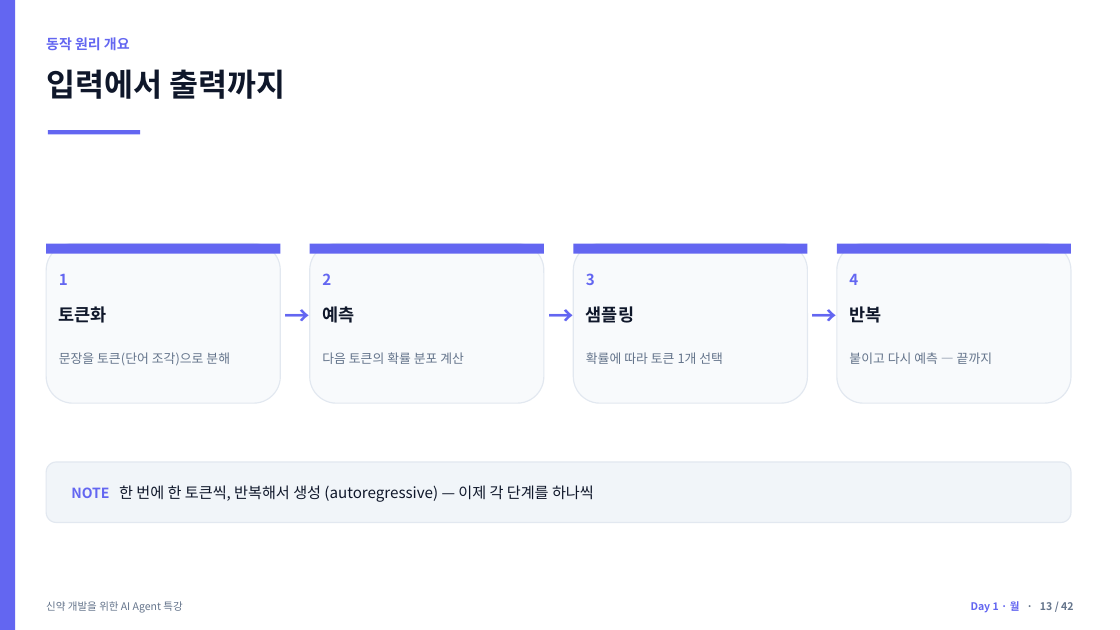
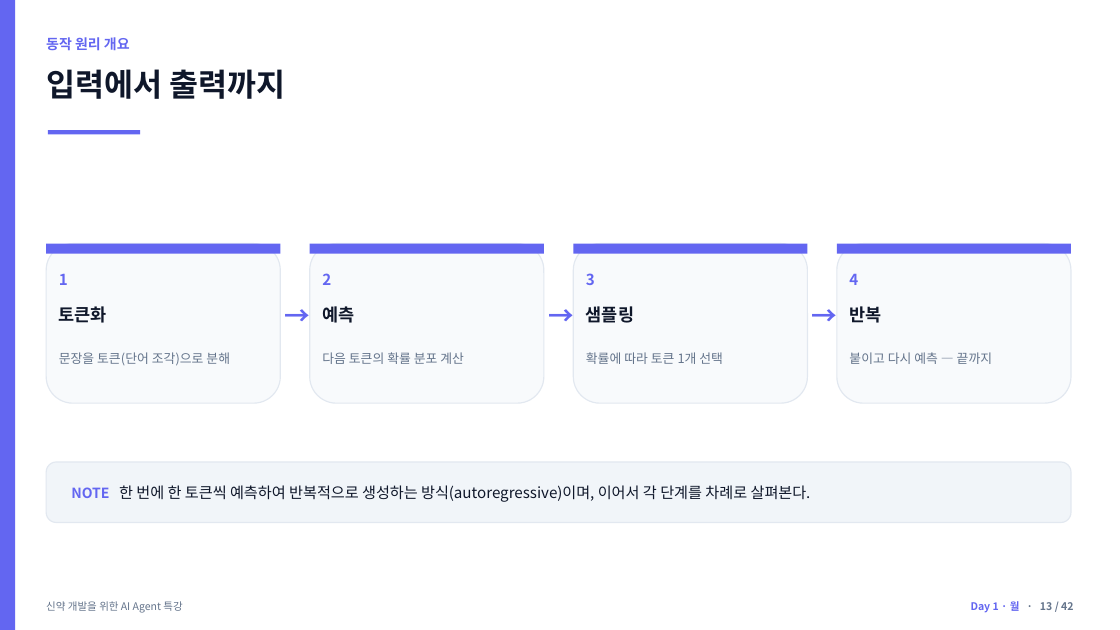
Before and after one commit to jyshin-22/wku-ai-agent-program, a slide deck: slide 13 of slides/day1.pptx. Drawn at 1120x630 pixels with LibreOffice and Linux fonts; fonts in the diff are those of the drawing. Boxes give left, top, right and bottom in pixels: in the first picture for what was removed or moved away, otherwise in the second. Text is boxed around its words. In the diff, an @@ line names an element or a change of style, - is before the commit and + after.

```diff
--- a/slides/day1.pptx
+++ b/slides/day1.pptx
@@ text at (71, 485, 811, 502): text changed @@
-NOTE 한 번에 한 토큰씩, 반복해서 생성 (autoregressive) — 이제 각 단계를 하나씩
+NOTE 한 번에 한 토큰씩 예측하여 반복적으로 생성하는 방식(autoregressive)이며, 이어서 각 단계를 차례로 살펴본다.
```
Also in this commit, not shown: 25 other slides changed, 10 other files.
